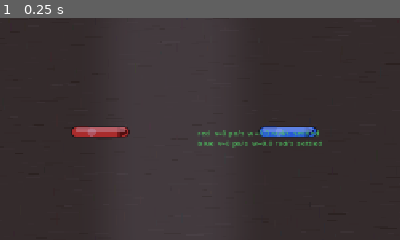
Above: before the commit, frame 1.
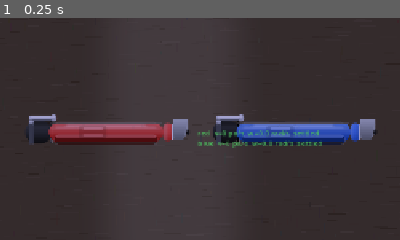
Above: after the commit, the same moment.

Repository: bhanuteja-qae/pen-fight
Game: Godot game, scene res://scenes/main.tscn
Same seed, same stepped clock (60 frames per second), same inputs: the game is played once before the commit and once after it.
Inputs:
- Up to frame 1 (0.25 s): no input
The pictures show only the part of the screen within x 26-76%, y 25-75%; the shares and areas given below are measured in that part.

The runs differ from the first frame. In frame 1, 7.1% of the frame differs, in the area x 6-94%, y 43-58%.

Commit message:
Phase 1c: detailed pen sprites (v4) + pen skin selection
Procedural v4 sprites replace the pixel-art v2: strong cylinder gradient
(top rim light -> dark bottom), center-heavy curved specular, dark cap with
two-tone metal clip (cast shadow + visible mount band), glass ink tube with
liquid glint + ink shadow, ribbed grip that wraps the cylinder, smooth
40-slice tapered metal cone with bright base ring and dark ball tip, subtle
translucent brand band. Rendered at 4x supersample -> Lanczos down for
anti-aliased edges (no bricky pixels). Generator: generate_assets_v4.py.

3-pen selection preference (not a 3rd player): set_pen_skin(player, skin)
API + PENFIGHT_SKIN_<PLAYER>=<skin> env override for the debug/autoplay
loop. PEN_SKINS maps red/blue/green to the three v4 sprites; scene still
holds exactly two pens; TurnState/win rules untouched.

Verified: import clean x2, turn_state ALL PASS, auto_flick real knockout
(shots=1), live Xvfb run renders the pens (vision: '3D models ... not flat
sprites'). Removed stale generate_assets_v3.py; gitignored .asset-venv.

Diff:
--- a/game/scenes/main.tscn
+++ b/game/scenes/main.tscn
@@ -3,9 +3,9 @@
 [ext_resource type="Script" uid="uid://a2b3c4d5e6f7" path="res://scripts/main.gd" id="1_main"]
 [ext_resource type="Script" uid="uid://b3c4d5e6f7a8" path="res://scripts/pen_body.gd" id="2_pen"]
 [ext_resource type="Texture2D" path="res://assets/table_v2.png" id="3_table"]
-[ext_resource type="Texture2D" path="res://assets/pen_red_v2.png" id="4_red"]
-[ext_resource type="Texture2D" path="res://assets/pen_blue_v2.png" id="5_blue"]
-[ext_resource type="Texture2D" path="res://assets/pen_shadow_v2.png" id="6_shadow"]
+[ext_resource type="Texture2D" path="res://assets/pen_red_v4.png" id="4_red"]
+[ext_resource type="Texture2D" path="res://assets/pen_blue_v4.png" id="5_blue"]
+[ext_resource type="Texture2D" path="res://assets/pen_shadow_v4.png" id="6_shadow"]
 [ext_resource type="Texture2D" path="res://assets/background_v2.png" id="7_bg"]
 
 [sub_resource type="CapsuleShape2D" id="pen_shape"]
--- a/game/scripts/main.gd
+++ b/game/scripts/main.gd
@@ -55,6 +55,49 @@
 ## World-space table rect; must match the Table node geometry in main.tscn.
 const TABLE_RECT: Rect2 = Rect2(-512.0, -256.0, 1024.0, 512.0)
 
+## Pen skin selection (Phase 1c): each player picks a pen DESIGN to play with.
+## Only two pens are ever on the table — the third sprite is a preference
+## option, not a third player. Skins map pen_id -> asset path; the scene,
+## physics, and TurnState still use exactly two pens.
+const PEN_SKINS: Dictionary = {
+	"red": "res://assets/pen_red_v4.png",
+	"blue": "res://assets/pen_blue_v4.png",
+	"green": "res://assets/pen_green_v4.png",
+}
+var _player_skins: Dictionary = {"red": "red", "blue": "blue"}
+
+
+## Pick the pen design for a player (e.g. set_pen_skin("blue", "green")).
+## Applies immediately to that player's Sprite2D. Returns false if the player
+## or skin is unknown.
+func set_pen_skin(player: String, skin: String) -> bool:
+	if not _player_skins.has(player) or not PEN_SKINS.has(skin):
+		return false
+	_player_skins[player] = skin
+	var sprite := _pen_sprite_node(player)
+	if sprite != null:
+		sprite.texture = load(PEN_SKINS[skin]) as Texture2D
+	return true
+
+
+## Apply any PENFIGHT_SKIN_<PLAYER> env overrides (debug/autoplay convenience).
+func _apply_default_skins() -> void:
+	for player: String in _player_skins.keys():
+		var env_key := "PENFIGHT_SKIN_" + player.to_upper()
+		var env_skin := OS.get_environment(env_key)
+		if env_skin != "" and PEN_SKINS.has(env_skin):
+			set_pen_skin(player, env_skin)
+
+
+func _pen_sprite_node(player: String) -> Sprite2D:
+	match player:
+		"red":
+			return $PenRed/Sprite2D
+		"blue":
+			return $PenBlue/Sprite2D
+		_:
+			return null
+
 
 func _ready() -> void:
 	turn_state = TurnState.new([pen_red.pen_id, pen_blue.pen_id], FORFEIT_TIMEOUT, TABLE_RECT)
@@ -104,6 +147,9 @@
 		_auto_flick.arm(1.2)
 
 	turn_state.begin_turn()
+	# Skin selection: apply env overrides AFTER the sprites exist but before
+	# the first frame renders, so PENFIGHT_SKIN_<PLAYER>=green shows from t=0.
+	_apply_default_skins()
 	# The very first turn is the game opening, not a settle handoff — the gate
 	# would be noise here, and the no-input forfeit acceptance path needs the
 	# first AIM turn to tick its timer (a gated first turn would pause forfeit
Binary file added: game/assets/pen_blue_v4.png
Not shown, added: game/assets/pen_blue_v4.png.import
Binary file added: game/assets/pen_green_v4.png
Not shown, added: game/assets/pen_green_v4.png.import
Binary file added: game/assets/pen_red_v4.png
Not shown, added: game/assets/pen_red_v4.png.import
Binary file added: game/assets/pen_shadow_v4.png
Not shown, added: game/assets/pen_shadow_v4.png.import
Not shown, added: game/tests/impulse_probe.gd.uid
Not shown, changed: .gitignore
Not shown, added: game/assets/generate_assets_v4.py
